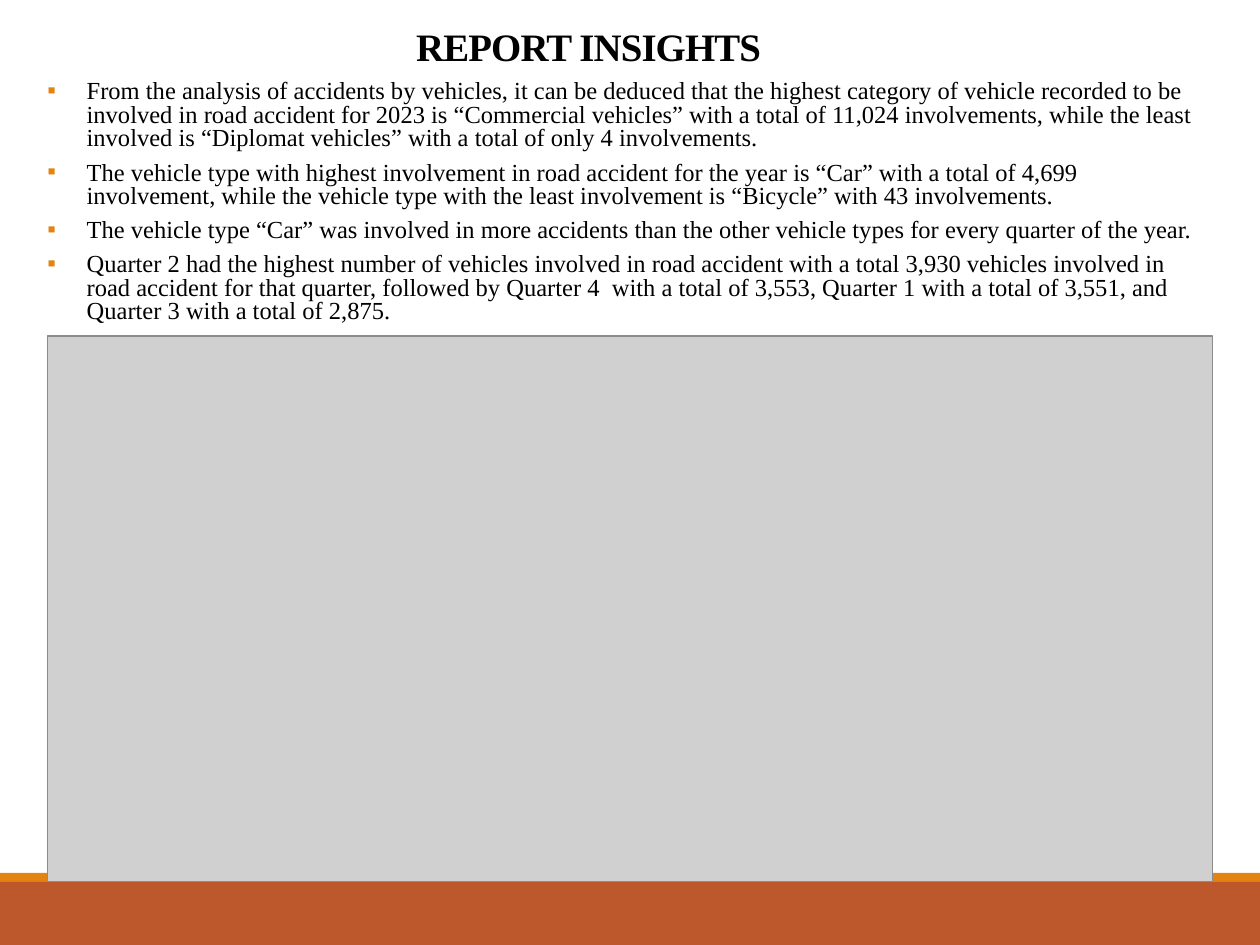
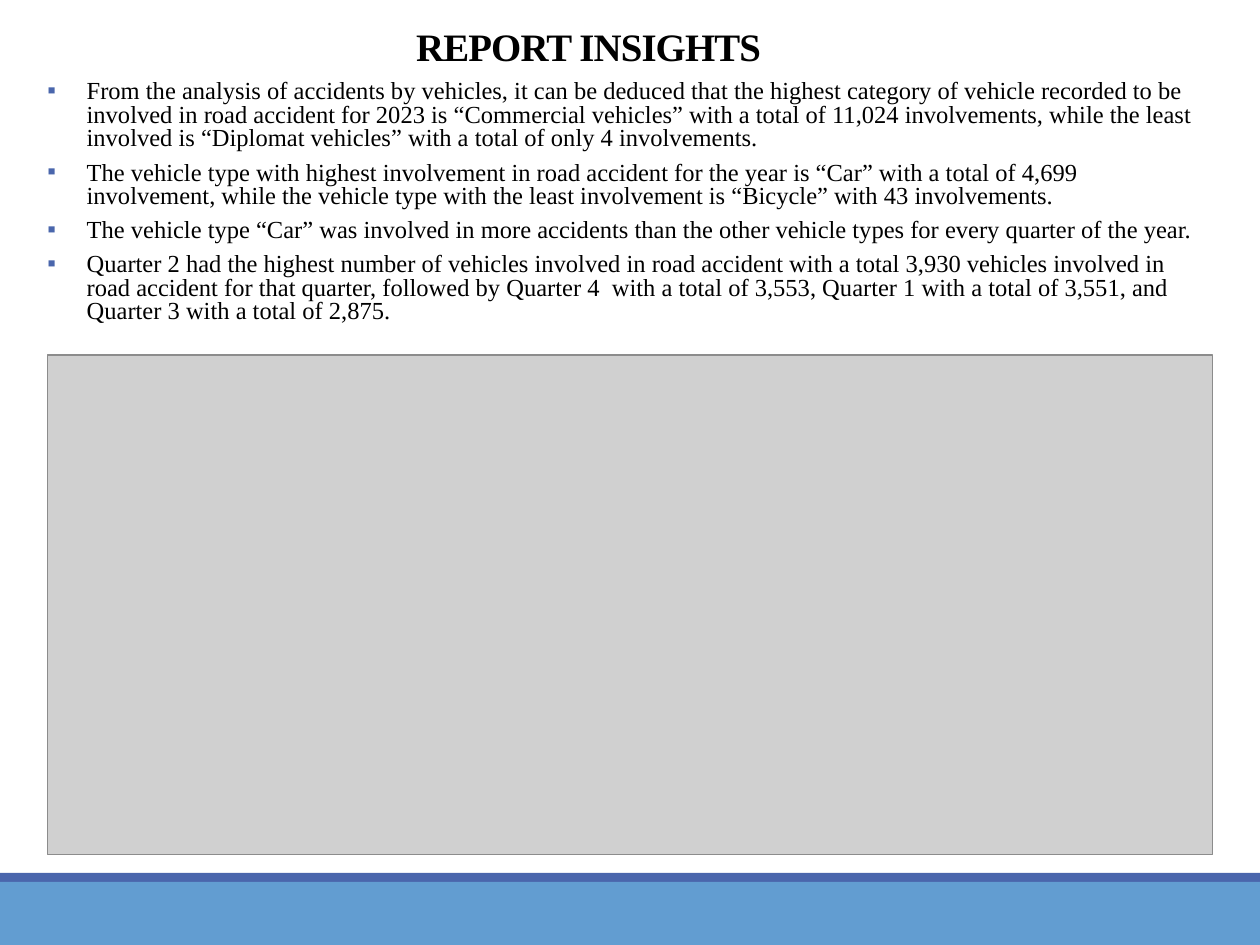
Before and after one commit to bisi-leye/RoadAccidentAnalysis, a slide deck: slide 7 of Road Accident Analysis Presentation Slides.pptx. Drawn at 1260x945 pixels with LibreOffice and Linux fonts; fonts in the diff are those of the drawing; grey boxes stand for pictures. Boxes give left, top, right and bottom in pixels: in the first picture for what was removed or moved away, otherwise in the second. Text is boxed around its words. In the diff, an @@ line names an element or a change of style, - is before the commit and + after.

```diff
--- a/Road Accident Analysis Presentation Slides.pptx
+++ b/Road Accident Analysis Presentation Slides.pptx
@@ text "From the analysis of accidents ..." at (87, 81, 1191, 323): bullet colour #E48312 to #4A66AC @@
@@ picture: place and size @@
-picture at (48, 336, 1213, 882)
+picture at (48, 355, 1213, 856)
@@ rectangle at (0, 873, 1260, 882): fill #E48312 to #4A66AC @@
@@ rectangle at (0, 882, 1260, 945): fill #BD582C to #629DD1 @@
```
Also in this commit, not shown: 10 other slides changed, 1 other file.
